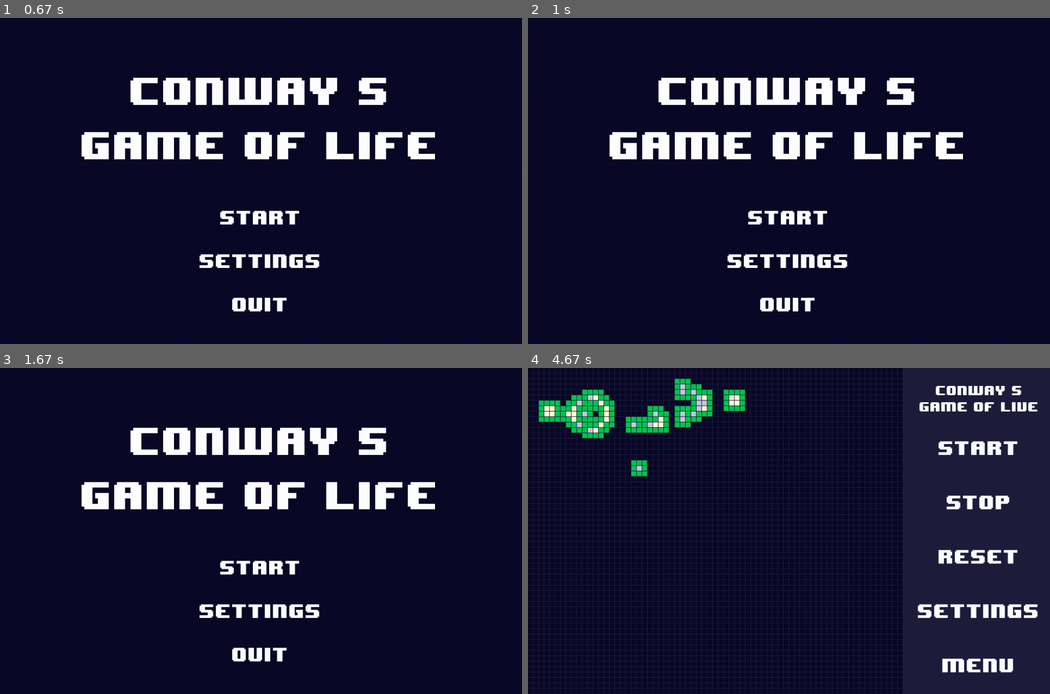
Above: before the commit, frames 1-4 (two rows, left to right).
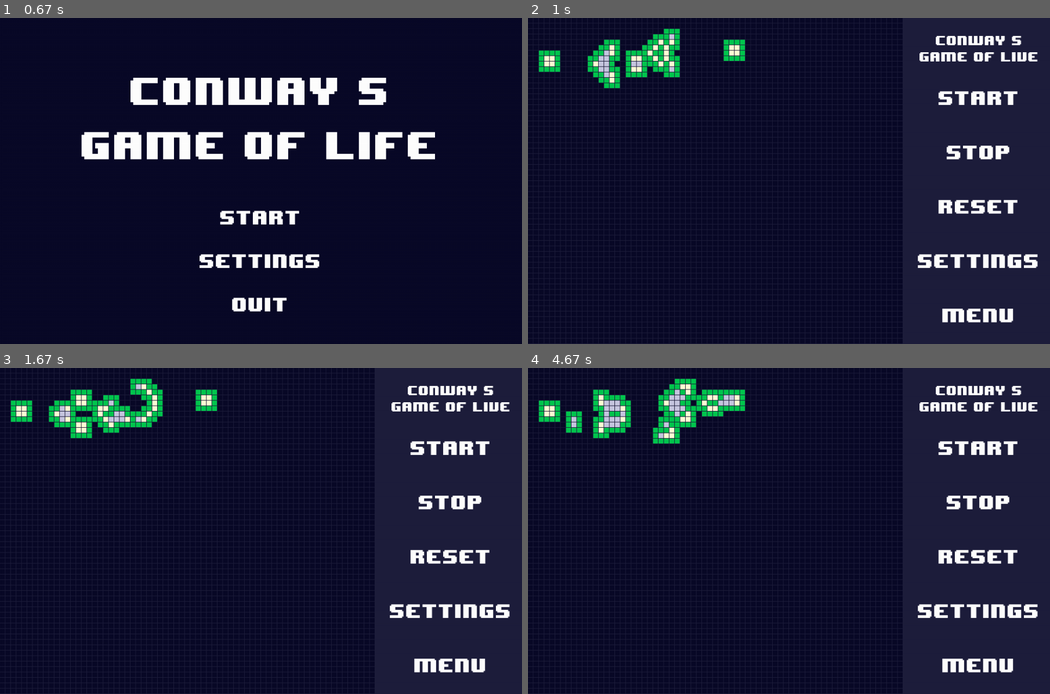
Above: after the commit, the same moments.

Repository: Almond0629/Conways-Game-of-Life
Game: pygame game, started from main.py
The game is run twice, just before and just after one commit, with the same random seed, the same clock (stepped at 60 frames per second) and the same inputs.
Inputs (mouse positions are in pixels of both pictures, inside the frame that each line leads up to):
- Up to frame 1 (0.67 s): click (261, 181) at 0.38 s
- Up to frame 2 (1 s): click (841, 252) at 0.72 s
- Up to frame 3 (1.67 s): click (454, 645) at 1.08 s; click (271, 420) at 1.48 s
- Up to frame 4 (4.67 s): click (794, 563) at 1.97 s; move the mouse to (715, 462) at 2.3 s; click (715, 462) at 2.52 s; move the mouse to (590, 459) at 2.87 s; click (590, 459) at 3.08 s; click (616, 563) at 3.65 s; click (637, 469) at 4.22 s

Frame 1 is identical in both runs. In frame 2, 13% of the frame differs, in the area x 2-98%, y 3-94%; in frame 3, 13%; in frame 4, 2.9%.

Commit message:
settings changes

Diff:
--- a/menu.py
+++ b/menu.py
@@ -46,6 +46,9 @@
                     elif self.quit_button.on(mouse_pos):
                         print("Quitting the game")
                         self.run_code = False
+                    elif self.settings_button.on(mouse_pos):
+                        print('Go to the game settings')
+                        self.run_display = False
             self.title1.draw(self.display)
             self.title2.draw(self.display)
             self.start_button.draw(self.display)
@@ -55,6 +58,13 @@
 class Settings(Menu):
     def __init__(self, display, surface, dimx, dimy, cellsize, color):
         Menu.__init__(self, display, surface, dimx, dimy, cellsize, color)
+        self.x = self.w/2
+        self.y = self.h/2
+        self.fontsize = 30
+        self.max_num_alive_setbutton = Button(self.x, self.y-200, 'Maximum limitaion to live', self.fontsize)
+        self.max_num_alive_setbutton = Button(self.x, self.y-100, 'Minimum limotation to live', self.fontsize)
+        self.num_repro_setbutton = Button(self.x, self.y, 'Reproduce condition', self.fontsize)
+        self.goto_menu_button = Button(self.x+200, self.y+200, 'Goto menu', self.fontsize)
         #TODO
 
     def display_menu(self): # displaying the menu
@@ -62,6 +72,14 @@
         self.goto_menu = False
         self.run_code = True
         while self.run_display and self.run_code and not self.goto_menu:
+            self.display.fill(self.color)
+            for event in pygame.event.get():
+                if event.type == pygame.QUIT:
+                    self.run_code = False
+                elif event.type == pygame.MOUSEBUTTONDOWN:
+                    mouse_pos = pygame.mouse.get_pos()
+                    if self.goto_menu_button.on(mouse_pos):
+                        self.goto_menu = True
             #這裡要有跳到menu的按鈕把self.goto_menu設成True
             pass
         #TODO
